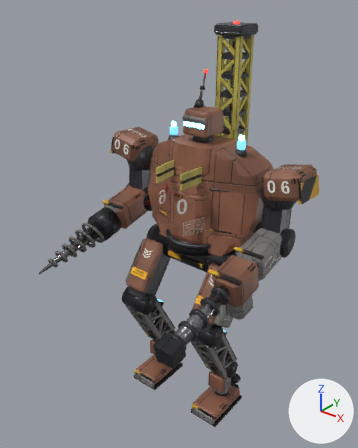
Before and after pictures for a commit that changed the glTF model assets/models/mech_driller.glb.
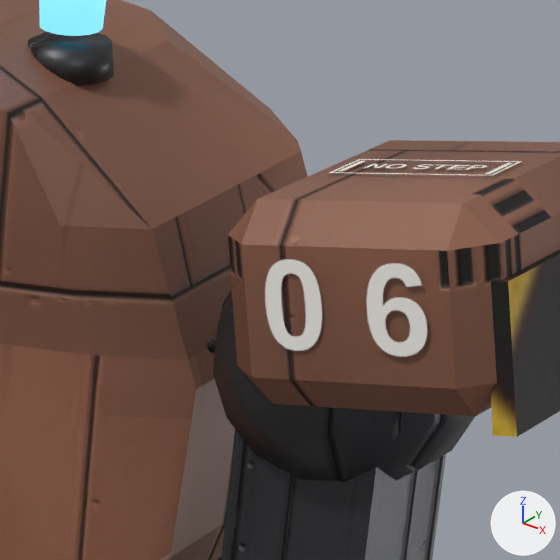
The first picture shows the older version from a camera (50 mm lens) standing at (16.3, -22.0, 25.7) and looking at (-0.2, -1.5, 13.0). The close-ups show the older and then the newer version on the part from 65% to 86% of the width and 32% to 49% of the height of that picture. Only the edits that show in the close-ups are written down. Every picture has the same lights, and +X, +Y and +Z are marked at lower right. Where no turn or scale is listed for an object, it has been applied to the vertices.

Objects in the first close-up: 'CHEST_front_1_driller_armor.001', 'cockpit_driller_frame.001', 'cockpit_driller_glowdim', 'shoulder_L_driller_armor.001', 'shoulder_L_driller_decal', 'shoulder_L_driller_frame.001', 'shoulder_L_driller_hazard'.
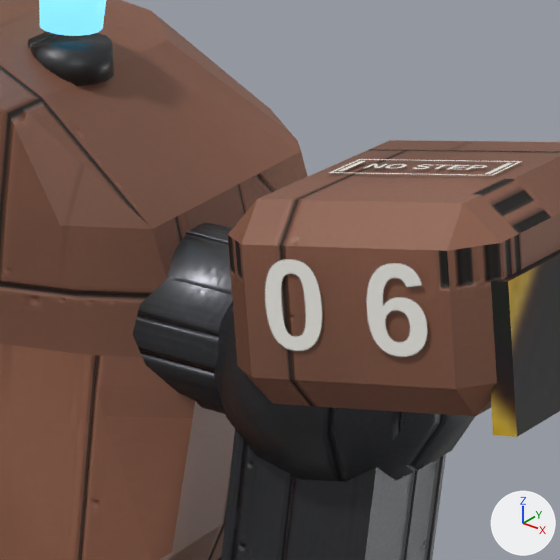
Patch to the scene script:
```diff
--- a/assets/models/mech_driller.glb.py
+++ b/assets/models/mech_driller.glb.py
@@ me_torso_mech_driller_frame_001 @@
+me_torso_mech_driller_frame_001.from_pydata(...)  # an 18-sided cylinder along x spanning x 2.75..5.0, y -0.11..1.24, z 2.93..4.27; an 18-sided cylinder along x spanning x -5.0..-2.75, y -0.11..1.24, z 2.93..4.27
+me_torso_mech_driller_frame_001.materials.append(mat_mech_driller_frame_001)
@@ ob_torso_driller_frame_001 @@
+ob_torso_driller_frame_001 = bpy.data.objects.new('torso_driller_frame.001', me_torso_mech_driller_frame_001)
+ob_torso_driller_frame_001.location = (0.0, 0.12, 11.98)
```

Pixel boxes (x1, y1, x2, y2) of what changed, in the close-ups (560 x 560 px):
'torso_driller_frame.001', added
    after: (133, 222, 233, 414)
